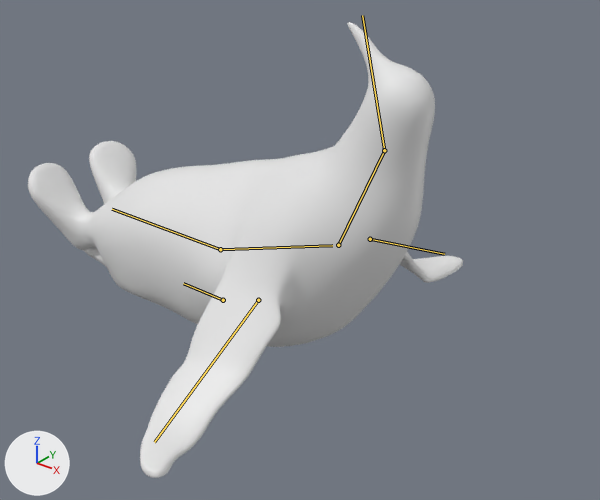
The glTF model penguin-rest-rig.glb: old version first, new version second.
Before and after are seen from a camera (50 mm lens) standing at (0.1101, -0.1113, 0.0874) and looking at (0.0214, -0.0005, 0.0186). Lighting does not change. The marker at lower left points along +X, +Y and +Z. The older version comes first. The bones that change, and the others that lie on the model, are drawn over the model as lines.

Names of what the first picture shows: 'PEL_summer'.
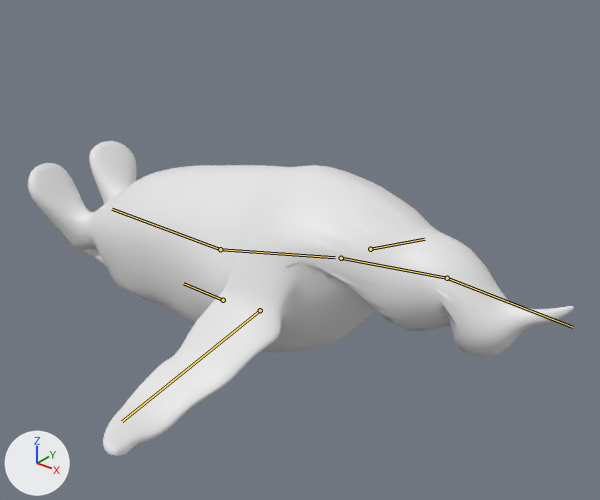
The newer file adds an action. The first version stands in its rest pose; the second is drawn at frame 22 of the action 'Peck'.

The edits, one by one:
Bone 'chest' (bone_chest) turns from (0, 0, 0) to (-4, 0, -1) degrees about its own x, y and z.
Bone 'flipper.L' (bone_flipper_l) turns from (0, 0, 0) to (7, -4, 11) degrees about its own x, y and z.
Bone 'flipper.R' (bone_flipper_r) turns from (0, 0, 0) to (-9, 5, 8) degrees about its own x, y and z.
Bone 'neck' (bone_neck) turns from (0, 0, 0) to (-19, -9, -48) degrees about its own x, y and z.
Bone 'head' (bone_head) turns from (0, 0, 0) to (11, 5, -48) degrees about its own x, y and z.

Changed parts and their boxes [x1, y1, x2, y2] in the pictures (600 x 500 px):
'PEL_summer', posed (25% wider, 31% shorter): before [28, 22, 463, 478]; after [28, 141, 574, 456]
bone 'chest', root to tip: before (220, 249) to (332, 245); after (220, 249) to (335, 257)
bone 'flipper.L', root to tip: before (370, 239) to (444, 254); after (370, 249) to (424, 239)
bone 'flipper.R', root to tip: before (258, 300) to (154, 442); after (260, 310) to (122, 421)
bone 'neck', root to tip: before (338, 245) to (384, 150); after (341, 258) to (447, 278)
bone 'head', root to tip: before (384, 150) to (362, 15); after (447, 278) to (572, 327)
